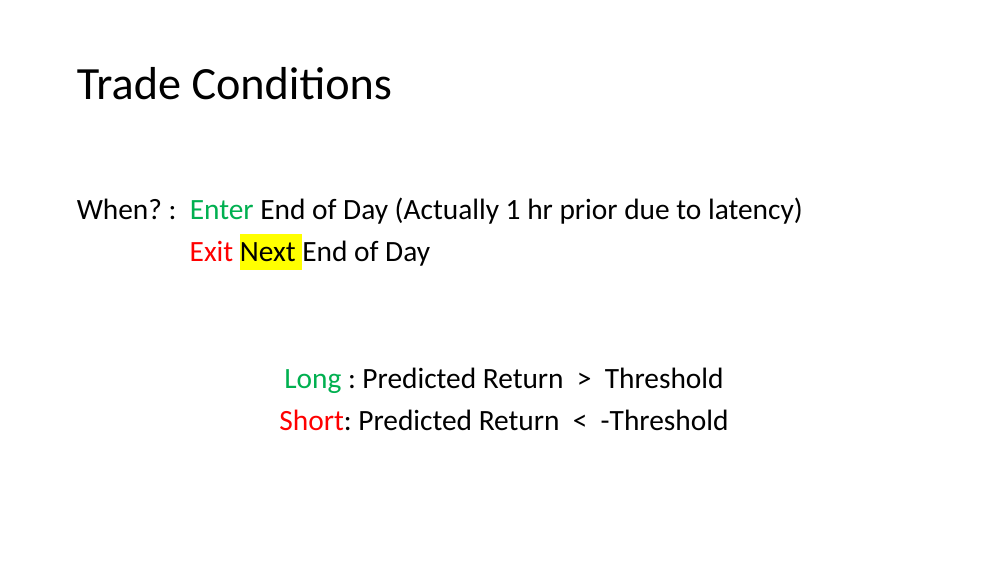
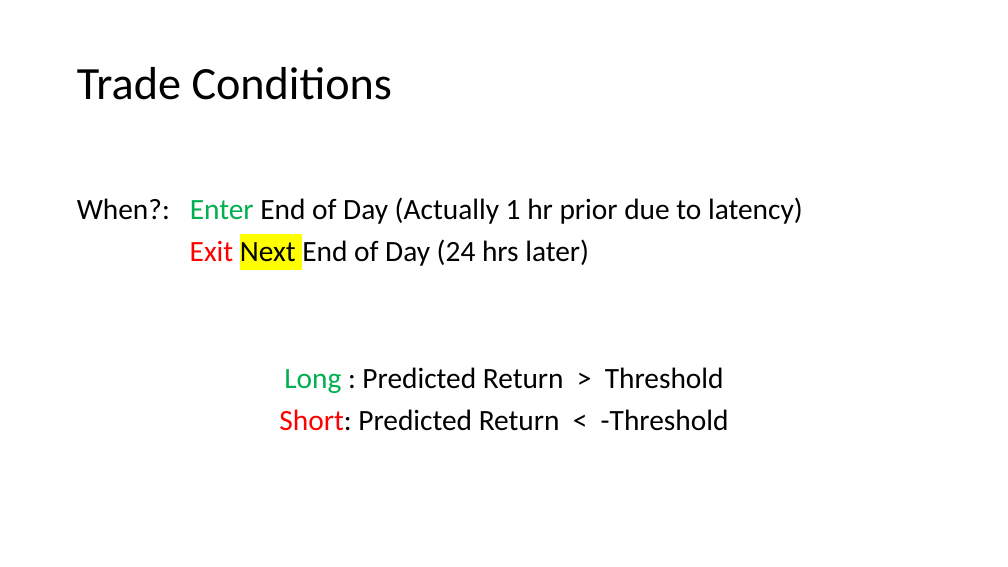
Before and after one commit to christy108/PATTERN_PROJECT_QUANT_WORKSHOP, a slide deck: slide 18 of Presentation/Presentation.pptx. Drawn at 1008x567 pixels with LibreOffice and Linux fonts; fonts in the diff are those of the drawing. Boxes give left, top, right and bottom in pixels: in the first picture for what was removed or moved away, otherwise in the second. Text is boxed around its words. In the diff, an @@ line names an element or a change of style, - is before the commit and + after.

```diff
--- a/Presentation/Presentation.pptx
+++ b/Presentation/Presentation.pptx
@@ text at <box>77,197,803,266</box>: text changed @@
-When? : Enter End of Day (Actually 1 hr prior due to latency)
-Exit Next End of Day
+When?: Enter End of Day (Actually 1 hr prior due to latency)
+Exit Next End of Day (24 hrs later)
```
Also in this commit, not shown: 11 other slides changed, 17 slides added, 2 slides removed.
